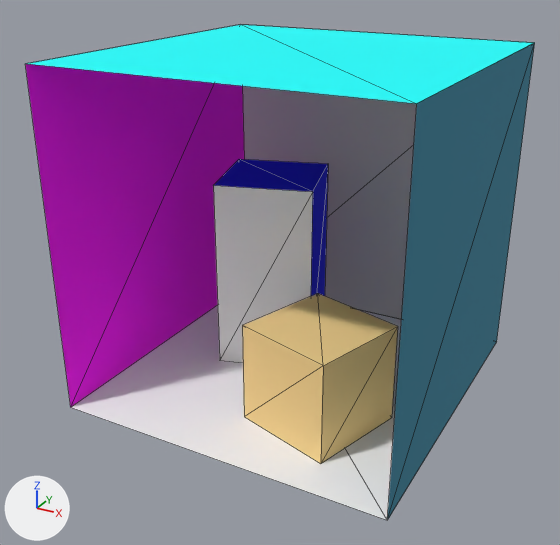
The OBJ model Weekly Workbooks/05 Navigation and Transformation/models/textured-cornell-box.obj, before and after one commit.
One viewpoint serves both versions: a camera (50 mm lens) standing at (5.44, -10.59, 4.39) and looking at (-0.14, -0.43, -0.69). The lights are fixed; the arrows at lower left show +X, +Y and +Z. The first picture is the older version. Mesh edges are drawn as thin lines. Where no turn or scale is listed for an object, it has been applied to the vertices.

The first picture shows 'back_wall', 'ceiling', 'floor', 'left_wall', 'right_wall', 'short_box', 'tall_box'.
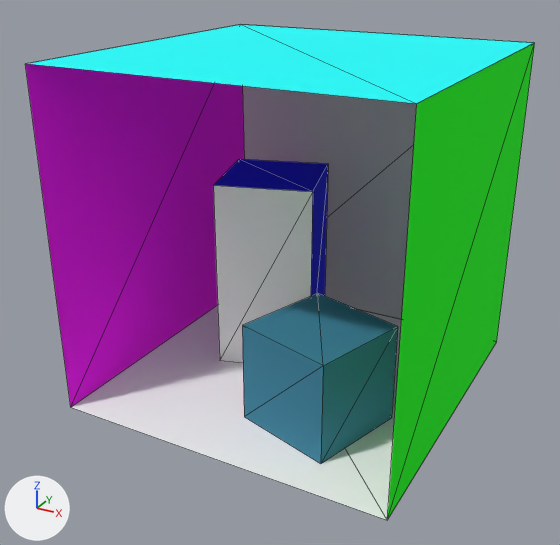
Diff of the bpy script that builds the scene:
```diff
--- a/Weekly Workbooks/05 Navigation and Transformation/models/textured-cornell-box.obj.py
+++ b/Weekly Workbooks/05 Navigation and Transformation/models/textured-cornell-box.obj.py
@@ mat_green @@
+mat_green = principled_material('Green')
+mat_green.base_color = (0.0, 1.0, 0.0)  # green #00ff00
+mat_green.roughness = 1.0
@@ me_right_wall @@
 me_right_wall.from_pydata(...)  # 4 vertices, 2 faces; spans x 2.78, y -2.81..2.79, z -2.74..2.75
-me_right_wall.materials.append(mat_water)  # cyan #3a849e
+me_right_wall.materials.append(mat_green)  # green #00ff00
@@ me_short_box @@
 me_short_box.from_pydata(...)  # 8 vertices, 10 faces; spans x -0.12..1.96, y -2.16..-0.09, z -2.74..-1.09
-me_short_box.materials.append(mat_gold)  # beige #ffdb93
+me_short_box.materials.append(mat_water)  # cyan #3a849e
```

Where the change shows, as pixel boxes (x1, y1, x2, y2) in the pictures (560 x 545 px):
'right_wall', recoloured (cyan to green): (387, 43, 535, 520) in both
'short_box', recoloured (beige to cyan): (242, 294, 398, 464) in both
